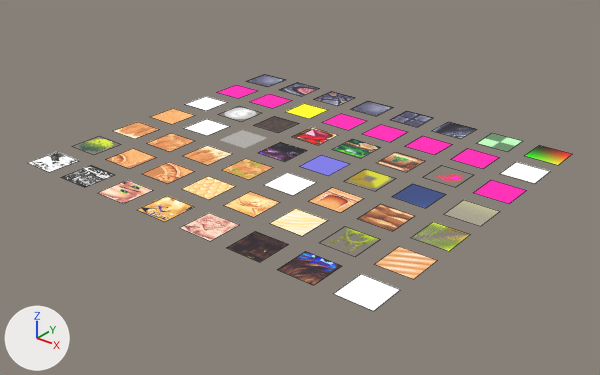
Two versions of the Blender file assets/materials/materials.blend, one commit apart.
Rendered twice from a camera (50 mm lens) standing at (37.0, -24.4, 18.8) and looking at (10.2, 9.1, -1.9). Every picture has the same lights, and +X, +Y and +Z are marked at lower left. Mesh edges are drawn as thin lines.
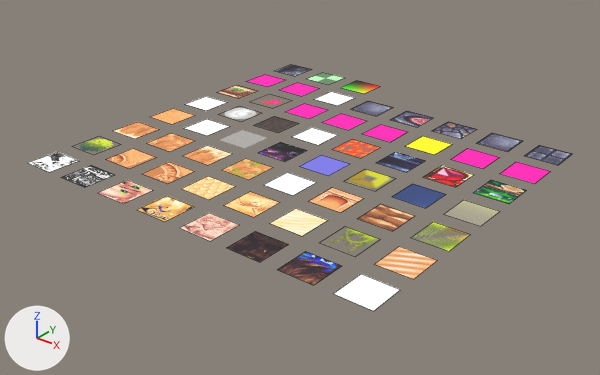
Where the change shows, as pixel boxes (x1, y1, x2, y2) in the pictures (600 x 375 px):
'Plane.039', recoloured
    both: (474, 180, 526, 204)
'Plane.038', recoloured
    both: (423, 165, 473, 187)
'Plane.047', recoloured (white to pink)
    both: (500, 162, 550, 183)
'Plane.037', recoloured (beige to blue)
    both: (376, 152, 426, 172)
'Plane.055', recoloured (green to blue)
    both: (525, 145, 572, 165)
'Plane.036', recoloured (green to red)
    both: (332, 139, 380, 158)
'Plane.045', recoloured (pink to yellow)
    both: (406, 136, 452, 155)
'Plane.054', recoloured
    both: (477, 133, 523, 151)
'Plane.035', recoloured (red to white)
    both: (292, 127, 337, 145)
'Plane.042', recoloured (yellow to pink)
    both: (285, 103, 327, 119)
'Plane.041', recoloured
    both: (250, 94, 291, 108)
'Plane.050', recoloured
    both: (315, 91, 355, 106)
'Plane.040', recoloured (pink to beige)
    both: (218, 85, 258, 98)
'Plane.049', recoloured
    both: (280, 83, 319, 96)
'Plane.058', added
    after: (340, 80, 380, 94)
'Plane.048', recoloured
    both: (247, 74, 285, 87)
'Plane.057', added
    after: (307, 72, 345, 85)
'Plane.056', added
    after: (274, 64, 312, 76)

What changed in the scene script:
```text
Add mat_materials_objects_groundtorch:
    mat_materials_objects_groundtorch = bpy.data.materials.new('materials/objects/groundtorch')
    # colours: black #000000
    # uses the picture img_groundtorch_png
Add mat_materials_objects_fire:
    mat_materials_objects_fire = bpy.data.materials.new('materials/objects/fire')
    # colours: black #000000
    # uses the picture img_fire32bit_png
Add mat_materials_objects_fire_glow:
    mat_materials_objects_fire_glow = bpy.data.materials.new('materials/objects/fire_glow')
    # nodes: BsdfPrincipled, Math, MixRGB, OutputMaterial, VertexColor
    # colours: black #000000
Change me_plane_035:
    where me_plane_035.from_pydata(...)  # 4 vertices, 1 face; spans x -1.0..1.0, y -1.0..1.0, z 0.0
    remove me_plane_035.materials.append(mat_materials_objects_pickups_heart)
    add me_plane_035.materials.append(mat_materials_objects_fire_glow)
Change me_plane_036:
    where me_plane_036.from_pydata(...)  # 4 vertices, 1 face; spans x -1.0..1.0, y -1.0..1.0, z 0.0
    remove me_plane_036.materials.append(mat_materials_objects_pickups_manabottle)
    add me_plane_036.materials.append(mat_materials_objects_fire)
Change me_plane_037:
    where me_plane_037.from_pydata(...)  # 4 vertices, 1 face; spans x -1.0..1.0, y -1.0..1.0, z 0.0
    remove me_plane_037.materials.append(mat_materials_objects_pickups_scroll)
    add me_plane_037.materials.append(mat_materials_objects_groundtorch)
Change me_plane_038:
    where me_plane_038.from_pydata(...)  # 4 vertices, 1 face; spans x -1.0..1.0, y -1.0..1.0, z 0.0
    remove me_plane_038.materials.append(mat_materials_spell_fire_particle)
    add me_plane_038.materials.append(mat_materials_objects_pickups_heart)
Change me_plane_039:
    where me_plane_039.from_pydata(...)  # 4 vertices, 1 face; spans x -1.0..1.0, y -1.0..1.0, z 0.0
    remove me_plane_039.materials.append(mat_materials_spell_icons_00_custom)
    add me_plane_039.materials.append(mat_materials_objects_pickups_manabottle)
Change me_plane_040:
    where me_plane_040.from_pydata(...)  # 4 vertices, 1 face; spans x -1.0..1.0, y -1.0..1.0, z 0.0
    remove me_plane_040.materials.append(mat_materials_spell_icons_00_fire)
    add me_plane_040.materials.append(mat_materials_objects_pickups_scroll)
Change me_plane_041:
    where me_plane_041.from_pydata(...)  # 4 vertices, 1 face; spans x -1.0..1.0, y -1.0..1.0, z 0.0
    remove me_plane_041.materials.append(mat_materials_spell_icons_01_custom)
    add me_plane_041.materials.append(mat_materials_spell_fire_particle)
Change me_plane_042:
    where me_plane_042.from_pydata(...)  # 4 vertices, 1 face; spans x -1.0..1.0, y -1.0..1.0, z 0.0
    remove me_plane_042.materials.append(mat_materials_spell_icons_01_dash)
    add me_plane_042.materials.append(mat_materials_spell_icons_00_custom)
Change me_plane_045:
    where me_plane_045.from_pydata(...)  # 4 vertices, 1 face; spans x -1.0..1.0, y -1.0..1.0, z 0.0
    remove me_plane_045.materials.append(mat_materials_spell_icons_04_custom)
    add me_plane_045.materials.append(mat_materials_spell_icons_01_dash)
Change me_plane_047:
    where me_plane_047.from_pydata(...)  # 4 vertices, 1 face; spans x -1.0..1.0, y -1.0..1.0, z 0.0
    remove me_plane_047.materials.append(mat_materials_spell_symbols)
    add me_plane_047.materials.append(mat_materials_spell_icons_03_custom)
Change me_plane_048:
    where me_plane_048.from_pydata(...)  # 4 vertices, 1 face; spans x -1.0..1.0, y -1.0..1.0, z 0.0
    remove me_plane_048.materials.append(mat_materials_stone_indoor_block)
    add me_plane_048.materials.append(mat_materials_spell_icons_04_custom)
Change me_plane_049:
    where me_plane_049.from_pydata(...)  # 4 vertices, 1 face; spans x -1.0..1.0, y -1.0..1.0, z 0.0
    remove me_plane_049.materials.append(mat_materials_stone_indoor_floorbutton)
    add me_plane_049.materials.append(mat_materials_spell_icons_05_custom)
Change me_plane_050:
    where me_plane_050.from_pydata(...)  # 4 vertices, 1 face; spans x -1.0..1.0, y -1.0..1.0, z 0.0
    remove me_plane_050.materials.append(mat_materials_stone_indoor_floor_large1)
    add me_plane_050.materials.append(mat_materials_spell_symbols)
Change me_plane_054:
    where me_plane_054.from_pydata(...)  # 4 vertices, 1 face; spans x -1.0..1.0, y -1.0..1.0, z 0.0
    remove me_plane_054.materials.append(mat_materials_test_checker_ground)
    add me_plane_054.materials.append(mat_materials_stone_indoor_floor_small1)
Change me_plane_055:
    where me_plane_055.from_pydata(...)  # 4 vertices, 1 face; spans x -1.0..1.0, y -1.0..1.0, z 0.0
    remove me_plane_055.materials.append(mat_materials_test)
    add me_plane_055.materials.append(mat_materials_stone_indoor_floor_small2)
Add ob_plane_058:
    ob_plane_058 = bpy.data.objects.new('Plane.058', me_plane_058)  # 4 vertices, 1 face; spans x -1.0..1.0, y -1.0..1.0, z 0.0
    ob_plane_058.location = (6.0, 21.0, 0.0)
Add ob_plane_057:
    ob_plane_057 = bpy.data.objects.new('Plane.057', me_plane_057)  # 4 vertices, 1 face; spans x -1.0..1.0, y -1.0..1.0, z 0.0
    ob_plane_057.location = (3.0, 21.0, 0.0)
Add ob_plane_056:
    ob_plane_056 = bpy.data.objects.new('Plane.056', me_plane_056)  # 4 vertices, 1 face; spans x -1.0..1.0, y -1.0..1.0, z 0.0
    ob_plane_056.location = (0.0, 21.0, 0.0)
```
